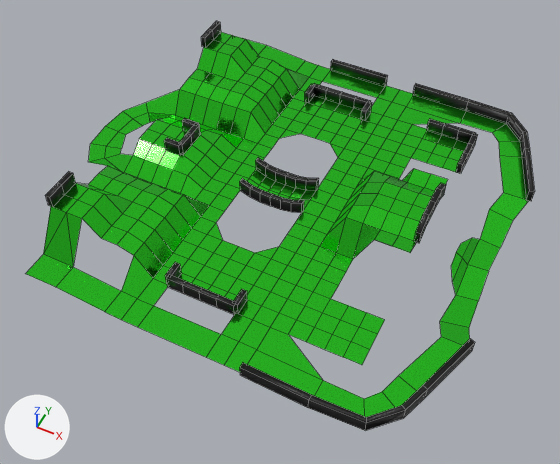
Before and after pictures for a commit that changed the FBX model Assets/prefab/fromBlender/groundV2.fbx.
Camera for both pictures: a camera (50 mm lens) standing at (48.5, -96.6, 108.2) and looking at (3.5, -6.8, -4.1). The lights are fixed; the arrows at lower left show +X, +Y and +Z. Mesh edges are drawn as thin lines. Where no turn or scale is listed for an object, it has been applied to the vertices.

Objects in the first picture: 'groundV2'.
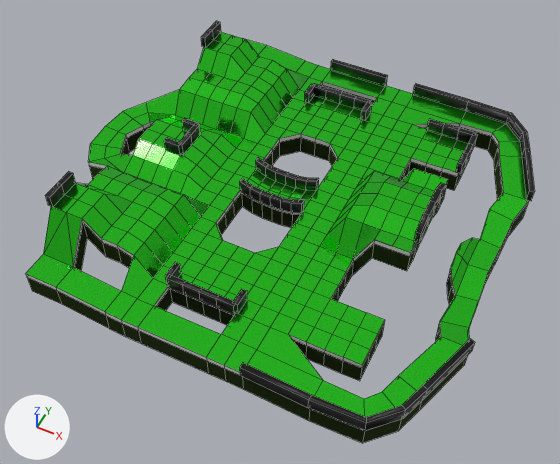
Pixel boxes (x1, y1, x2, y2) of what changed, in the pictures (560 x 464 px):
'groundV2', reshaped: before (26, 21, 535, 430); after (26, 21, 535, 443)
part 1 of me_plane_004, added: after (26, 81, 529, 443)
part 2 of me_plane_004, added: after (216, 134, 338, 235)

The change in detail:
Material 'darkgreen' (mat_darkgreen) is new.
Its base color is (0.0274, 0.0512, 0.0099) (dark green #2e4019).
Its metallic is 0.876.
Its roughness is 1.0.
Material 'snow' (mat_snow) is new.
Its base color is (0.8, 0.8, 0.8) (white #e7e7e7).
me_plane_004 is used by ob_groundv2; location (0.0, 0.0, 0.0).
me_plane_004 had 708 vertices, 608 faces and spanned x -41.3..45.1, y -40.8..40.8, z -2.8..11.7.
me_plane_004 now has 1058 vertices, 958 faces and spans x -41.3..45.1, y -40.8..40.8, z -7.8..11.7.
me_plane_004 part 1: 286 vertices added at x -41.3..44.6, y -40.3..40.3, z -7.8..8.2.
me_plane_004 part 2: 64 vertices added at x -6.7..6.7, y -16.7..16.7, z -6.3..-1.0.
me_plane_004 now uses material mat_snow (white #e7e7e7).
me_plane_004 now uses material mat_darkgreen (dark green #2e4019).
